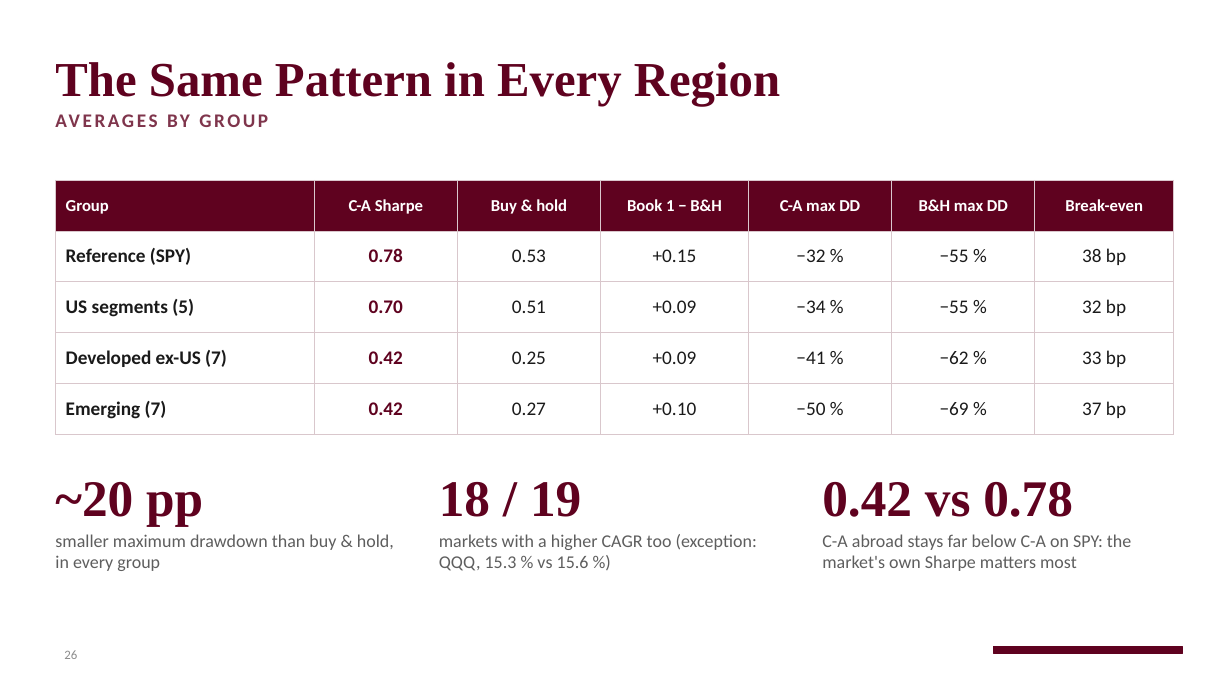
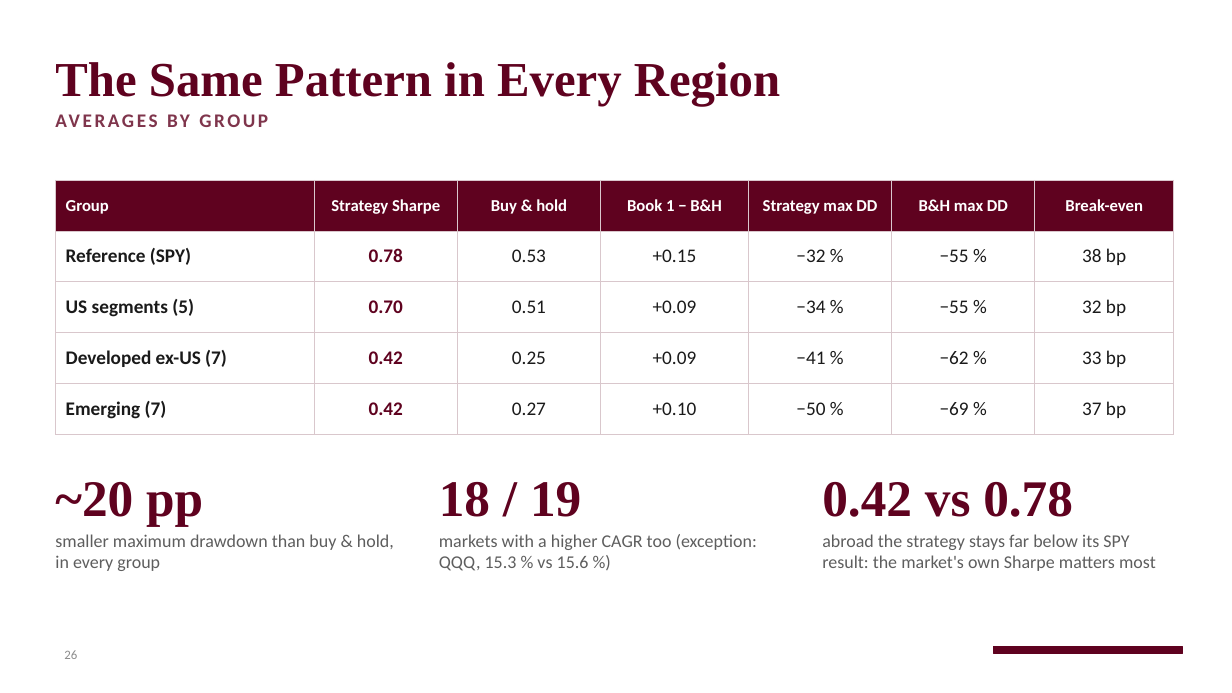
Before and after one commit to RobinHumberg/regime-diversified-mean-reversion, a slide deck: slide 26 of presentation/regime_mr_other_markets.pptx. Drawn at 1232x693 pixels with LibreOffice and Linux fonts; fonts in the diff are those of the drawing; background and template pictures are left out. Boxes give left, top, right and bottom in pixels: in the first picture for what was removed or moved away, otherwise in the second. Text is boxed around its words. In the diff, an @@ line names an element or a change of style, - is before the commit and + after.

```diff
--- a/presentation/regime_mr_other_markets.pptx
+++ b/presentation/regime_mr_other_markets.pptx
@@ table at (55, 180, 1174, 423) @@
-row 1, column 2: C-A Sharpe
+row 1, column 2: Strategy Sharpe
-row 1, column 5: C-A max DD
+row 1, column 5: Strategy max DD
@@ text at (822, 534, 1156, 571): text changed @@
-C-A abroad stays far below C-A on SPY: the market's own Sharpe matters most
+abroad the strategy stays far below its SPY result: the market's own Sharpe matters most
```
Also in this commit, not shown: 11 other slides changed, 3 other files.
